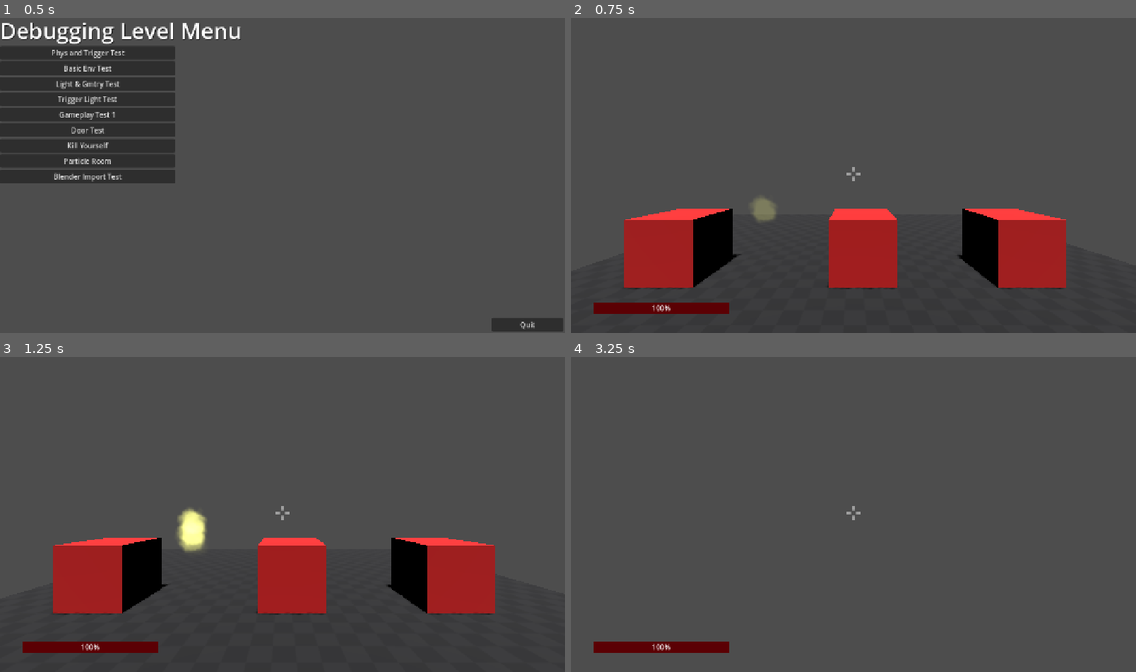
Above: before the commit, frames 1-4 (two rows, left to right).
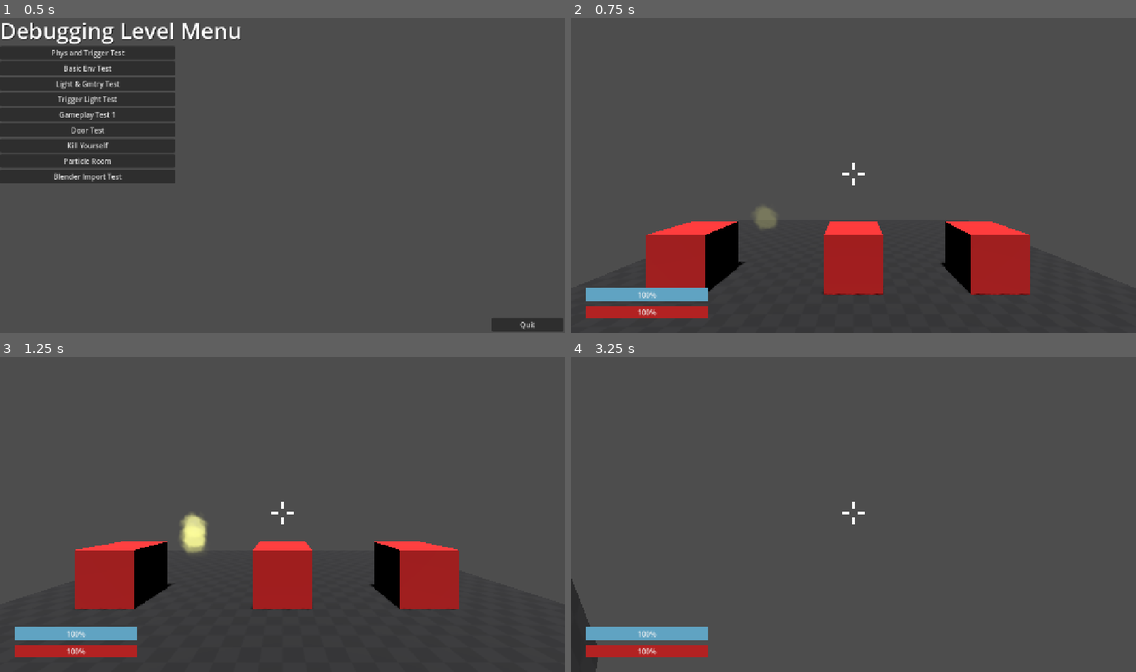
Above: after the commit, the same moments.

Repository: RubberDev/3d-game-test
Game: Godot game, scene res://TitleScreens/DebugTitleScr/DebugTitleScreen.tscn
Two runs of this game, one before a commit and one after it. Both use one fixed random seed, a clock stepped at 60 frames per second and the inputs below. Sound files missing from this copy of the repository are replaced by a short silence.
Inputs (mouse positions are in pixels of both pictures, inside the frame that each line leads up to):
- Up to frame 1 (0.5 s): no input
- Up to frame 2 (0.75 s): click "Kill Yourself" at 0.5 s
- Up to frame 3 (1.25 s): no input
- Up to frame 4 (3.25 s): tap Enter at 1.25 s; move the mouse to (881, 511) at 1.27 s; hold Ctrl (Crouch) 1.28-2.03 s; hold W (Forward) from 1.28 s (still down); tap Space (Jump) at 1.52, 2.27 s; move the mouse to (825, 514) at 2.02 s; tap Ctrl (Crouch) at 2.1 s; move the mouse to (864, 508) at 2.77 s; hold Ctrl (Crouch) from 2.78 s (still down); tap F (Flashlight) at 2.85 s

Frame 1 is identical in both runs. In frame 2, 11% of the frame differs, in the area x 2-88%, y 45-96%; in frame 3, 9.2%; in frame 4, 2.9%.

Commit message:
Player attribute UI (does nothing yet)

Diff:
--- a/Dev_Levels/Misc_Tests/kill_yourself.tscn
+++ b/Dev_Levels/Misc_Tests/kill_yourself.tscn
@@ -1,12 +1,18 @@
-[gd_scene load_steps=6 format=3 uid="uid://b3ef2dnnqwwpp"]
+[gd_scene load_steps=7 format=3 uid="uid://b3ef2dnnqwwpp"]
 
+[ext_resource type="PackedScene" uid="uid://ba3xsrh4k8mth" path="res://Player/UI/pause_menu.tscn" id="1_gij6u"]
 [ext_resource type="Material" uid="uid://dv8mmrc4c5blb" path="res://Materials/1 Debug/DarkCheckerTriplaner.tres" id="1_yoi7h"]
 [ext_resource type="PackedScene" uid="uid://dyw1mi7fo6m5y" path="res://Entities/angy_cube.tscn" id="2_sarb2"]
-[ext_resource type="PackedScene" uid="uid://cbwhu5nvispoc" path="res://Player/PlayerPrototype.tscn" id="3_ah4il"]
 [ext_resource type="PackedScene" uid="uid://bw84wmlc2pv7x" path="res://Objects/Useful/bandage_roll.tscn" id="4_sarb2"]
 [ext_resource type="PackedScene" uid="uid://yt0k61bpm64h" path="res://Particles/fire_01.tscn" id="5_ah4il"]
+[ext_resource type="PackedScene" uid="uid://c8wbe2rihnhl3" path="res://Player/Player.tscn" id="5_gij6u"]
 
 [node name="Kill_Yourself" type="Node3D"]
+
+[node name="PauseMenu" parent="." instance=ExtResource("1_gij6u")]
+
+[node name="Player" parent="." instance=ExtResource("5_gij6u")]
+transform = Transform3D(1, 0, 0, 0, 1, 0, 0, 0, 1, 0, 2, 4)
 
 [node name="Env" type="Node" parent="."]
 
@@ -31,9 +37,6 @@
 CUBE_DMG = 50
 DEBUG_ENABLED = true
 
-[node name="Player" parent="." instance=ExtResource("3_ah4il")]
-transform = Transform3D(1, 0, 0, 0, 1, 0, 0, 0, 1, -0.14050007, 0.7891729, 3.5450094)
-
 [node name="AngyCube3" parent="." instance=ExtResource("2_sarb2")]
 transform = Transform3D(1, 0, 0, 0, 1, 0, 0, 0, 1, -3, 1, 0)
 CUBE_DMG = 5
--- a/Entities/Scripts/angy_cube_behavior.gd
+++ b/Entities/Scripts/angy_cube_behavior.gd
@@ -17,7 +17,7 @@
 	if body is Player:
 		if DMG_OVER_TIME == false:
 			print("Angy Cube >:3")
-			body.damaged(CUBE_DMG)
+			body.damage(CUBE_DMG)
 			print(body.Health)
 		elif DMG_OVER_TIME == true:
 			_on_timer_timeout()
@@ -27,4 +27,4 @@
 	for body in get_overlapping_bodies():
 		if body is Player:
 			if DMG_OVER_TIME == true:
-				body.damaged(CUBE_DMG)
+				body.damage(CUBE_DMG)
--- a/Entities/angy_cube.tscn
+++ b/Entities/angy_cube.tscn
@@ -1,7 +1,7 @@
 [gd_scene load_steps=5 format=3 uid="uid://dyw1mi7fo6m5y"]
 
 [ext_resource type="Script" uid="uid://c3073pmq66nol" path="res://Entities/Scripts/angy_cube_behavior.gd" id="1_7fsx6"]
-[ext_resource type="Material" uid="uid://b4wd0ylaxc2du" path="res://Materials/DebugMaterials/KeyTestClosed.tres" id="2_xs5mb"]
+[ext_resource type="Material" uid="uid://b4wd0ylaxc2du" path="res://Materials/1 Debug/KeyTestClosed.tres" id="2_xs5mb"]
 
 [sub_resource type="BoxShape3D" id="BoxShape3D_iogur"]
 size = Vector3(0.6014404, 1, 0.54193115)
--- a/Objects/Useful/Scripts/bandage_roll.gd
+++ b/Objects/Useful/Scripts/bandage_roll.gd
@@ -7,7 +7,7 @@
 	if body is Player:
 		if body.Health < 100:
 			if Usable == true:
-				body.healed(10)
+				body.heal(10)
 				$SFX/UseBandages.play()
 				self.hide()
 			else:
--- a/Particles/Scripts/fire_01.gd
+++ b/Particles/Scripts/fire_01.gd
@@ -9,7 +9,7 @@
 func _on_timer_timeout() -> void:
 	for body in get_overlapping_bodies():
 		if body is Player:
-			body.damaged(5)
+			body.damage(5)
 			if body.Health > 0:
 				$Burnt.pitch_scale = randf_range(0.8,1.2)
 				$Burnt.play()
--- a/Particles/fire_01.tscn
+++ b/Particles/fire_01.tscn
@@ -1,8 +1,8 @@
 [gd_scene load_steps=16 format=3 uid="uid://yt0k61bpm64h"]
 
-[ext_resource type="Texture2D" uid="uid://88uraeg5k2n1" path="res://Textures/blackSmoke00.png" id="1_52fe8"]
+[ext_resource type="Texture2D" uid="uid://88uraeg5k2n1" path="res://Textures/Smoke/blackSmoke00.png" id="1_52fe8"]
 [ext_resource type="Script" uid="uid://cvjktvsouseyc" path="res://Particles/Scripts/fire_01.gd" id="1_hvbrk"]
-[ext_resource type="Texture2D" uid="uid://c1a6u5ii66p3c" path="res://Textures/blackSmoke01.png" id="2_viyv2"]
+[ext_resource type="Texture2D" uid="uid://c1a6u5ii66p3c" path="res://Textures/Smoke/blackSmoke01.png" id="2_viyv2"]
 [ext_resource type="AudioStream" uid="uid://bny4xim8njpo5" path="res://AudioFX/Burnt.wav" id="5_h166r"]
 
 [sub_resource type="StandardMaterial3D" id="StandardMaterial3D_u8cjh"]
--- a/Player/Player.tscn
+++ b/Player/Player.tscn
@@ -1,7 +1,27 @@
-[gd_scene load_steps=12 format=3 uid="uid://c8wbe2rihnhl3"]
+[gd_scene load_steps=18 format=3 uid="uid://c8wbe2rihnhl3"]
 
 [ext_resource type="Script" uid="uid://dyltt7he46shv" path="res://Player/Scripts/player.gd" id="1_3qydi"]
 [ext_resource type="Texture2D" uid="uid://by05bbrjrv7o3" path="res://Textures/crosshair007.png" id="2_q3lat"]
+
+[sub_resource type="StyleBoxFlat" id="StyleBoxFlat_q3lat"]
+bg_color = Color(0.52906644, 0.52906674, 0.5290667, 0.24705882)
+
+[sub_resource type="StyleBoxFlat" id="StyleBoxFlat_tok1r"]
+bg_color = Color(0.69803923, 0.13333334, 0.13333334, 1)
+
+[sub_resource type="Theme" id="Theme_ddoul"]
+ProgressBar/styles/background = SubResource("StyleBoxFlat_q3lat")
+ProgressBar/styles/fill = SubResource("StyleBoxFlat_tok1r")
+
+[sub_resource type="StyleBoxFlat" id="StyleBoxFlat_ddoul"]
+bg_color = Color(0.5294118, 0.5294118, 0.5294118, 0.24705882)
+
+[sub_resource type="StyleBoxFlat" id="StyleBoxFlat_8g4oa"]
+bg_color = Color(0.37684622, 0.6390725, 0.7621823, 1)
+
+[sub_resource type="Theme" id="Theme_6ysni"]
+ProgressBar/styles/background = SubResource("StyleBoxFlat_ddoul")
+ProgressBar/styles/fill = SubResource("StyleBoxFlat_8g4oa")
 
 [sub_resource type="CapsuleShape3D" id="CapsuleShape3D_jdikb"]
 
@@ -205,6 +225,33 @@
 texture = ExtResource("2_q3lat")
 stretch_mode = 3
 
+[node name="Attributes" type="Control" parent="Interface"]
+layout_mode = 3
+anchors_preset = 15
+anchor_right = 1.0
+anchor_bottom = 1.0
+grow_horizontal = 2
+grow_vertical = 2
+
+[node name="HealthBar" type="ProgressBar" parent="Interface/Attributes"]
+layout_mode = 0
+offset_left = 34.0
+offset_top = 659.0
+offset_right = 309.0
+offset_bottom = 688.0
+theme = SubResource("Theme_ddoul")
+value = 100.0
+
+[node name="StaminaBar" type="ProgressBar" parent="Interface/Attributes"]
+layout_mode = 0
+offset_left = 34.0
+offset_top = 619.0
+offset_right = 309.0
+offset_bottom = 648.0
+theme = SubResource("Theme_6ysni")
+step = 1.0
+value = 100.0
+
 [node name="Sound" type="Node" parent="."]
 
 [node name="PlyrCam" type="Camera3D" parent="."]
--- a/Player/Scripts/pause_menu.gd
+++ b/Player/Scripts/pause_menu.gd
@@ -12,6 +12,12 @@
 			self.hide()
 			get_tree().paused = false
 
+	if Input.is_action_just_pressed("Pause"):
+		if Input.mouse_mode == Input.MOUSE_MODE_CAPTURED:
+			Input.mouse_mode = Input.MOUSE_MODE_VISIBLE
+		elif Input.mouse_mode == Input.MOUSE_MODE_VISIBLE:
+			Input.mouse_mode = Input.MOUSE_MODE_CAPTURED
+
 # Resume game, close pause menu
 func _on_resume_pressed() -> void:
 	get_tree().paused = false
--- a/Player/Scripts/player.gd
+++ b/Player/Scripts/player.gd
@@ -3,7 +3,7 @@
 
 
 var SPEED = 2.5
-var JUMP_VELOCITY = 3.5
+var JUMP_VELOCITY = 4.5
 var DEF_SPEED = 2.5
 var SP_SPEED = 5.0
 var SN_SPEED = 1.5
@@ -78,28 +78,22 @@
 		else:
 			SPEED = DEF_SPEED
 			Crouched = false
-			JUMP_VELOCITY = 3.5
+			JUMP_VELOCITY = 4.5
 			$AnimationPlayer.play("Idle")
 			$PlyrCollision/PlyrMesh.show()
 			$PlyrCollision.set_deferred("disabled", false)
 			$CrouchCollision.set_deferred("disabled", true)
 
-	# Temporary, use for closing
-	if Input.is_action_just_pressed("Pause"):
-		if Input.mouse_mode == Input.MOUSE_MODE_CAPTURED:
-			Input.mouse_mode = Input.MOUSE_MODE_VISIBLE
-		elif Input.mouse_mode == Input.MOUSE_MODE_VISIBLE:
-			Input.mouse_mode = Input.MOUSE_MODE_CAPTURED
 
 # Player damage
-func Damage(dmgAmount : int):
+func damage(dmgAmount : int):
 	if Health < 0:
 		Health = 0
 
 	Health -= dmgAmount
 
 # Healing Player
-func Heal(healAmount : int):
+func heal(healAmount : int):
 	if Health > 100:
 		Health = 100
 
